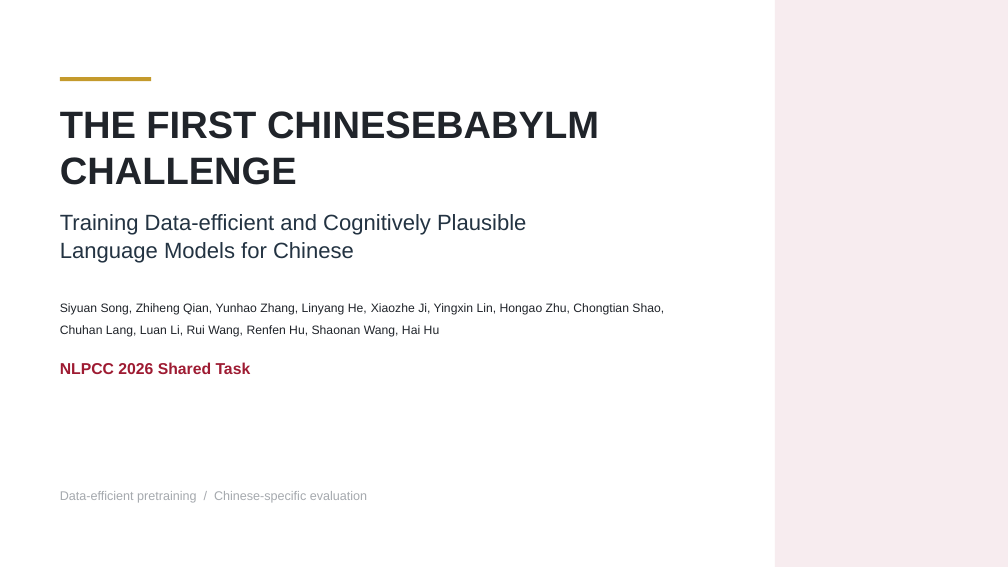
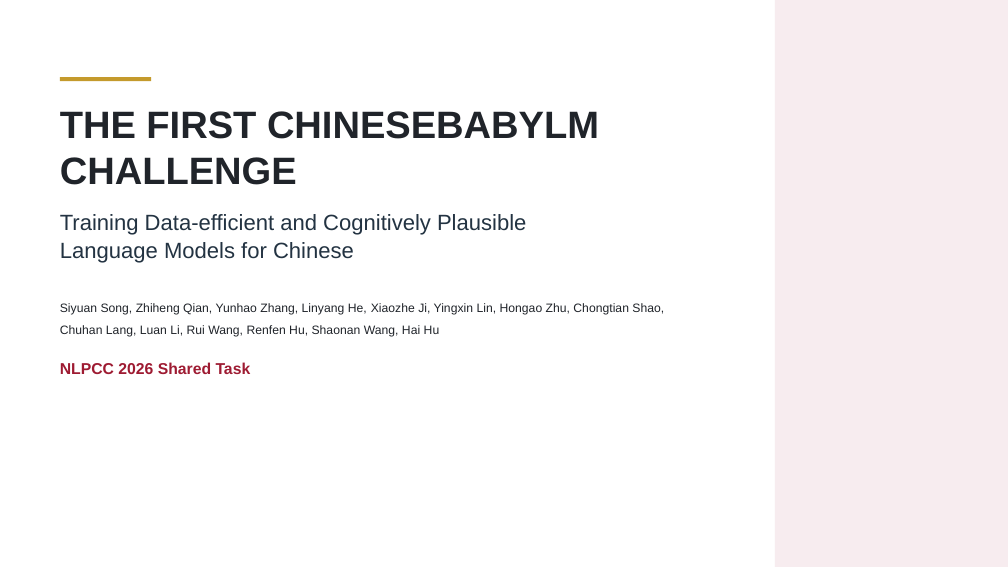
Before and after one commit to zh-qian2004/nlpcc-chinesebabylm-slide, a slide deck: slide 1 of output/ChineseBabyLM_NLPCC2026_Oral_v2.pptx. Drawn at 1008x567 pixels with LibreOffice and Linux fonts; fonts in the diff are those of the drawing. Boxes give left, top, right and bottom in pixels: in the first picture for what was removed or moved away, otherwise in the second. Text is boxed around its words. In the diff, an @@ line names an element or a change of style, - is before the commit and + after.

```diff
--- a/output/ChineseBabyLM_NLPCC2026_Oral_v2.pptx
+++ b/output/ChineseBabyLM_NLPCC2026_Oral_v2.pptx
@@ text removed at (x1=60, y1=491, x2=367, y2=503) @@
-Data-efficient pretraining / Chinese-specific evaluation
```
Also in this commit, not shown: 3 other slides changed, 2 other files.
